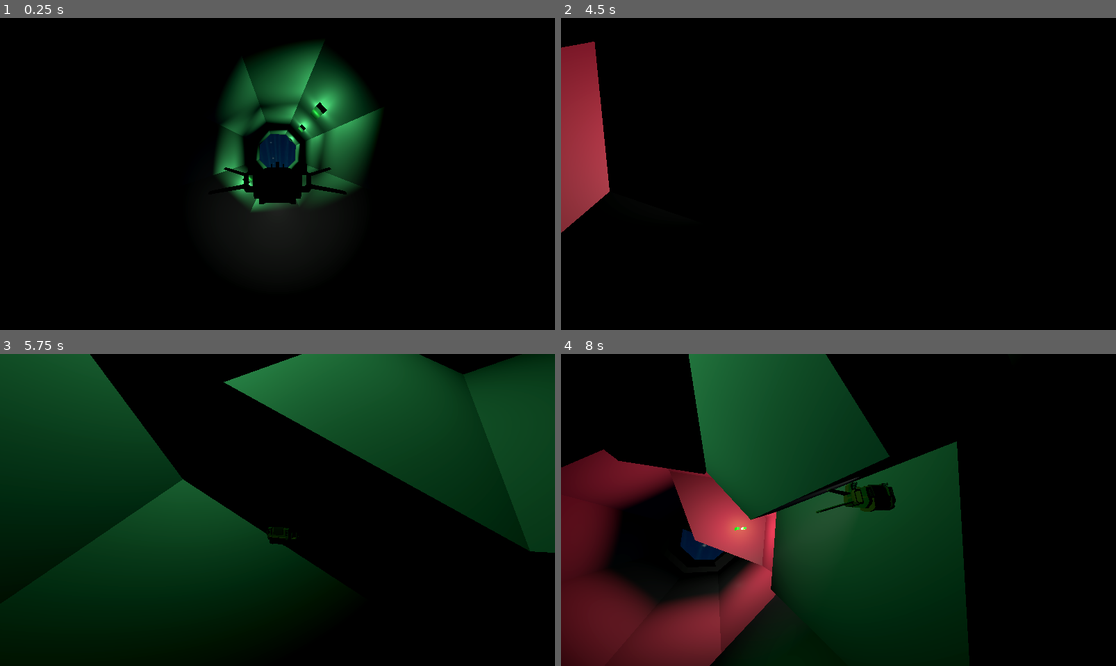
Above: before the commit, frames 1-4 (two rows, left to right).
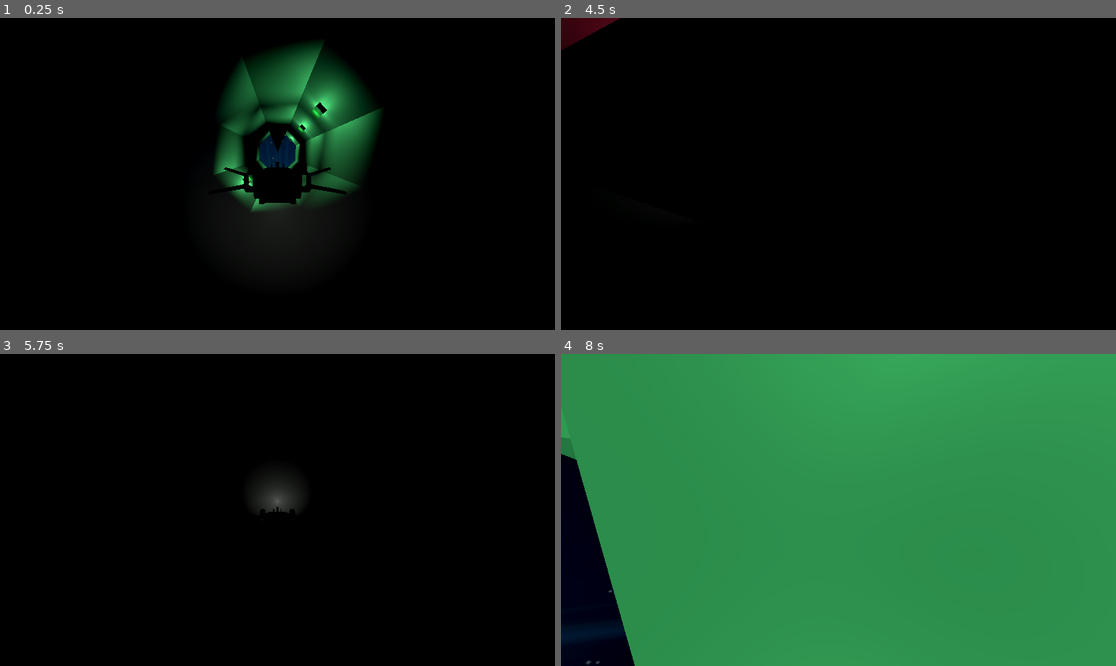
Above: after the commit, the same moments.

Repository: ilyaev/godot-tunnel-wave
Game: Godot game, scene res://world.tscn
The game is run twice, just before and just after one commit, with the same random seed, the same clock (stepped at 60 frames per second) and the same inputs.
Inputs:
- Up to frame 1 (0.25 s): no input
- Up to frame 2 (4.5 s): tap Enter (ui_accept) at 0.5, 0.77, 1.52, 3.02, 3.77, 4.25 s; hold Right (ui_right) 0.53-1.28 s; hold Down (ui_down) 1.28-2.03 s; hold Right (ui_right) 2.03-2.78 s; hold Up (ui_up) 2.78-3.53 s; hold Left (ui_left) from 3.53 s (still down)
- Up to frame 3 (5.75 s): tap Enter (ui_accept) at 4.52 s; release Left (ui_left) at 5.03 s; hold Down (ui_down) from 5.03 s (still down)
- Up to frame 4 (8 s): release Down (ui_down) at 5.78 s; hold Right (ui_right) 5.78-6.53 s; tap Enter (ui_accept) at 6.02, 6.77, 7.52 s; hold Up (ui_up) 6.53-7.28 s; hold Right (ui_right) from 7.28 s (still down)

The runs differ from the first frame. In frame 1, 0.1% of the frame differs, in the area x 48-52%, y 35-43%; in frame 2, 4.6%; in frame 3, 56%; in frame 4, 100%, in the area x 0-100%, y 0-100%.

Commit message:
feat: some lightnings

Diff:
--- a/sandbox/sandbox.tscn
+++ b/sandbox/sandbox.tscn
@@ -1,6 +1,7 @@
-[gd_scene load_steps=5 format=3 uid="uid://ch8go3grluo8w"]
+[gd_scene load_steps=6 format=3 uid="uid://ch8go3grluo8w"]
 
 [ext_resource type="Script" path="res://sandbox/sandbox.gd" id="1_dh124"]
+[ext_resource type="PackedScene" uid="uid://d2lxwgajnwtqm" path="res://tunnel/obstacles/lightning/lightning.tscn" id="2_mdk1f"]
 
 [sub_resource type="ProceduralSkyMaterial" id="ProceduralSkyMaterial_pw1kn"]
 sky_top_color = Color(0.384314, 0.454902, 0.54902, 1)
@@ -29,3 +30,5 @@
 
 [node name="Camera3D" type="Camera3D" parent="."]
 transform = Transform3D(1, 0, 0, 0, 0.986349, -0.164669, 0, 0.164669, 0.986349, 0, 0.478206, 2.78745)
+
+[node name="lightning" parent="." instance=ExtResource("2_mdk1f")]
--- a/tunnel/obstacles/block/block.gd
+++ b/tunnel/obstacles/block/block.gd
@@ -22,9 +22,9 @@
 
 # Called every frame. 'delta' is the elapsed time since the previous frame.
 func _process(delta):
-	rotate_y(delta * PI * noise.y)
-	rotate_x(delta * PI * noise.x)
-	rotate_y(delta * PI * noise.z)
+	$mesh.rotate_y(delta * PI * noise.y)
+	$mesh.rotate_x(delta * PI * noise.x)
+	$mesh.rotate_y(delta * PI * noise.z)
 	pass
 
 
--- a/tunnel/obstacles/block/block.tscn
+++ b/tunnel/obstacles/block/block.tscn
@@ -1,7 +1,8 @@
-[gd_scene load_steps=6 format=3 uid="uid://p76xk68ux4c"]
+[gd_scene load_steps=7 format=3 uid="uid://p76xk68ux4c"]
 
 [ext_resource type="Script" path="res://tunnel/obstacles/block/block.gd" id="1_hy7k6"]
 [ext_resource type="Shader" path="res://tunnel/obstacles/block/block.gdshader" id="2_467fo"]
+[ext_resource type="PackedScene" uid="uid://d2lxwgajnwtqm" path="res://tunnel/obstacles/lightning/lightning.tscn" id="3_aonye"]
 
 [sub_resource type="ShaderMaterial" id="ShaderMaterial_3kn4y"]
 render_priority = 0
@@ -23,3 +24,9 @@
 
 [node name="CollisionShape3D" type="CollisionShape3D" parent="mesh/StaticBody3D"]
 shape = SubResource("BoxShape3D_dogyo")
+
+[node name="lightning" parent="." instance=ExtResource("3_aonye")]
+transform = Transform3D(1, 0, 0, 0, 1, 0, 0, 0, 1, 0.137478, 0, 0)
+
+[node name="lightning3" parent="." instance=ExtResource("3_aonye")]
+transform = Transform3D(-0.0108907, 0.999941, 0, -0.999941, -0.0108907, 0, 0, 0, 1, -0.019058, 0.0514718, 0.275002)
--- /dev/null
+++ b/tunnel/obstacles/lightning/lightning.gdshader
@@ -0,0 +1,22 @@
+shader_type spatial;
+
+uniform sampler2D noise;
+
+float n21(vec2 n) {
+    return fract(sin(dot(n, vec2(12.9898 + floor(1.), 14.1414))) * 43758.5453);
+}
+
+void fragment() {
+	vec2 uv = UV;
+	vec3 color = vec3(.1, .3, .9);
+
+	float n = texture(noise, uv/2. + vec2(TIME*.1, TIME-texture(noise, uv/20.).r )).r - .5;
+
+	float mag = sin(uv.x*PI)*.05;
+
+	vec3 col = pow(mag/abs(uv.y - .5 - n*(.2 + .2*abs(sin(TIME*10. + cos(uv.y))))), 1.2) * color;
+
+
+	EMISSION = col * 3.;
+	ALPHA = smoothstep(0.1, 1., col.b);
+}
--- /dev/null
+++ b/tunnel/obstacles/lightning/lightning.tscn
@@ -0,0 +1,31 @@
+[gd_scene load_steps=6 format=3 uid="uid://d2lxwgajnwtqm"]
+
+[ext_resource type="Shader" path="res://tunnel/obstacles/lightning/lightning.gdshader" id="1_0wmsa"]
+
+[sub_resource type="FastNoiseLite" id="FastNoiseLite_1p6x1"]
+noise_type = 3
+seed = 4
+fractal_type = 0
+fractal_octaves = 2
+fractal_gain = 0.6
+domain_warp_enabled = true
+
+[sub_resource type="NoiseTexture2D" id="NoiseTexture2D_2f5xq"]
+width = 768
+seamless = true
+seamless_blend_skirt = 0.123
+noise = SubResource("FastNoiseLite_1p6x1")
+
+[sub_resource type="ShaderMaterial" id="ShaderMaterial_1cc0j"]
+render_priority = 0
+shader = ExtResource("1_0wmsa")
+shader_parameter/noise = SubResource("NoiseTexture2D_2f5xq")
+
+[sub_resource type="QuadMesh" id="QuadMesh_jqjkr"]
+material = SubResource("ShaderMaterial_1cc0j")
+size = Vector2(5, 1)
+
+[node name="lightning" type="Node3D"]
+
+[node name="mesh" type="MeshInstance3D" parent="."]
+mesh = SubResource("QuadMesh_jqjkr")
--- a/tunnel/obstacles/obstacles.gd
+++ b/tunnel/obstacles/obstacles.gd
@@ -35,16 +35,17 @@
 #			print([next_index, 'block'])
 
 func spawn(index, density, radius, height):
-	if fmod(index, 3) == 0:
+	var spawned = false
+	if fmod(index, 4) == 0:
 		var n = abs(n21(index*22., 44.322))
-		print([index, n])
 		if n > .1:
+			spawned = true
 			spawn_piewall(index, density, radius, height)
-
 	else:
-		if fmod(index, 2) == 0:
+		if fmod(index, 3) == 0 && spawned == false:
 			var n = abs(n21(index*12., 144.322))
 			if n > .2:
+				spawned = true
 				spawn_block(index)
 
 
